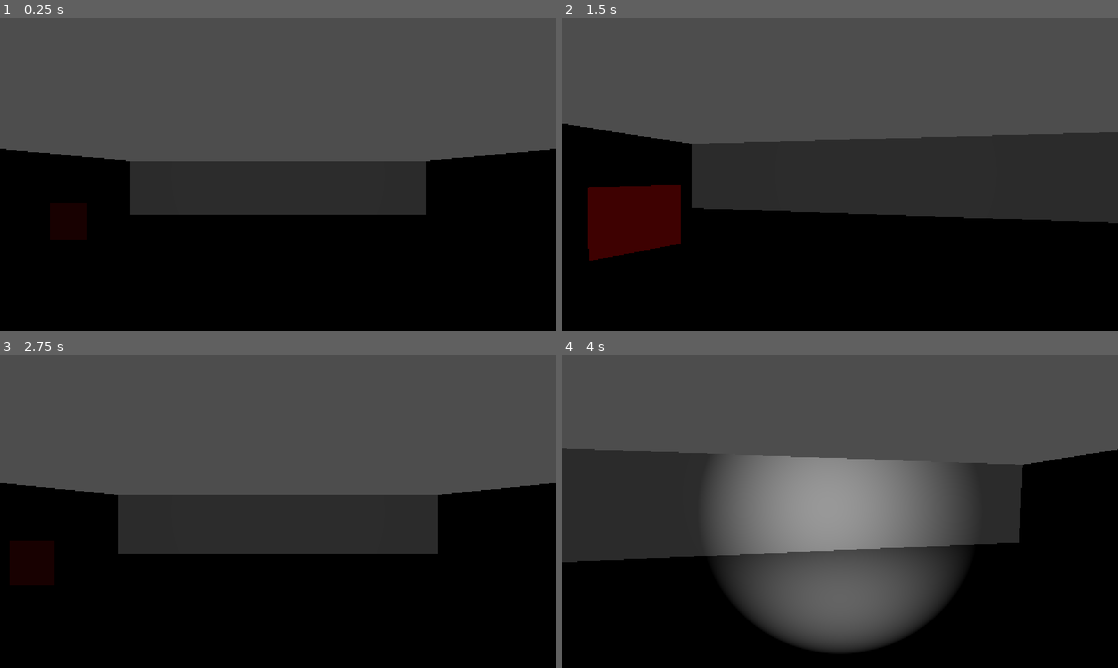
Above: before the commit, frames 1-4 (two rows, left to right).
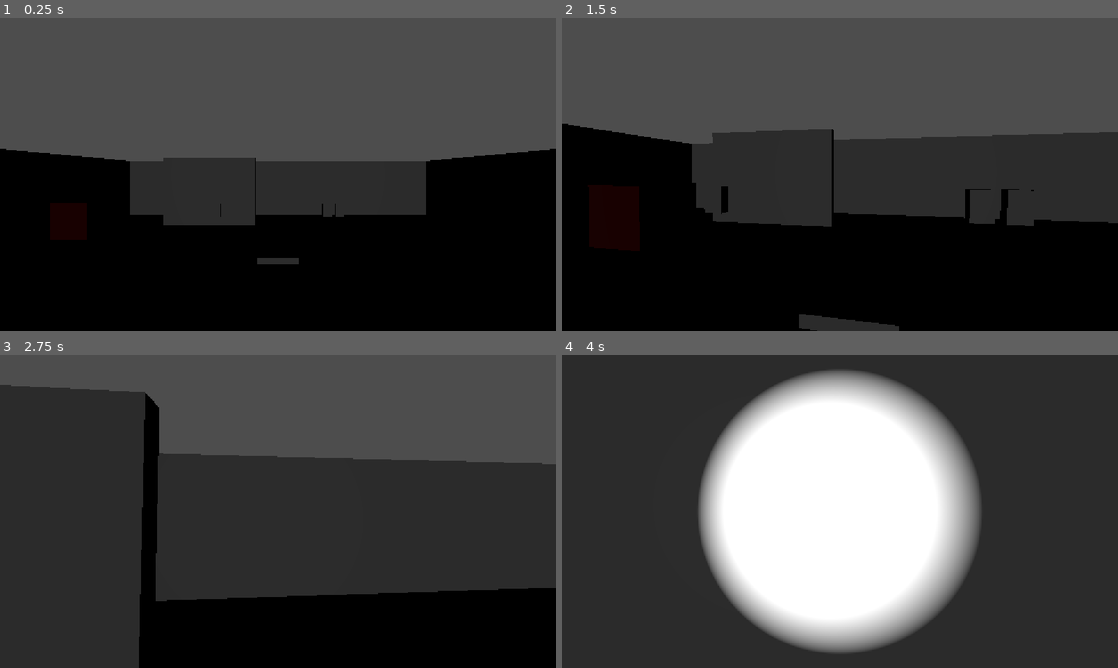
Above: after the commit, the same moments.

Repository: jalbal08/Penumbra
Game: Godot game, scene res://scenes/nivel3_ala_medica.tscn
The game is run twice, just before and just after one commit, with the same random seed, the same clock (stepped at 60 frames per second) and the same inputs. This scene is started directly instead of the project's main scene.
Inputs (mouse positions are in pixels of both pictures, inside the frame that each line leads up to):
- Up to frame 1 (0.25 s): no input
- Up to frame 2 (1.5 s): tap Enter at 0.5 s; move the mouse to (867, 174) at 0.52 s; hold W (mover_adelante) from 0.53 s (still down); tap E (interactuar) at 0.6 s; move the mouse to (812, 174) at 1.27 s; tap Shift (correr) at 1.35 s
- Up to frame 3 (2.75 s): keep holding W (mover_adelante); tap E (interactuar) at 1.55, 2.1 s; move the mouse to (289, 505) at 2.02 s
- Up to frame 4 (4 s): keep holding W (mover_adelante); move the mouse to (834, 517) at 2.77 s; tap F at 2.85 s; tap E (interactuar) at 3.05, 3.6 s; move the mouse to (878, 514) at 3.52 s

The runs differ from the first frame. In frame 1, 0.9% of the frame differs, in the area x 29-62%, y 44-79%; in frame 2, 6.5%; in frame 3, 45%; in frame 4, 89%, in the area x 0-100%, y 0-100%.

Commit message:
Nivel 3: panel de palancas y enemigo con cono de visión

Diff:
--- a/penumbra/scenes/nivel3_ala_medica.tscn
+++ b/penumbra/scenes/nivel3_ala_medica.tscn
@@ -2,6 +2,8 @@
 
 [ext_resource type="PackedScene" uid="uid://b04kxyduir331" path="res://scenes/player.tscn" id="1_n887m"]
 [ext_resource type="PackedScene" uid="uid://dlyrwosvchex5" path="res://scenes/ui_interaccion.tscn" id="3_tpw85"]
+[ext_resource type="Script" uid="uid://bfuocp3odl17u" path="res://scripts/palanca_interactuable.gd" id="4_xidb6"]
+[ext_resource type="Script" uid="uid://cfgwbi6n7um3e" path="res://scripts/panel_ala_medica.gd" id="4_y7rjp"]
 [ext_resource type="Script" uid="uid://dy2u6jkttenx8" path="res://scripts/enemigo.gd" id="6_0fdxk"]
 
 [sub_resource type="BoxShape3D" id="BoxShape3D_4recf"]
@@ -9,6 +11,9 @@
 
 [sub_resource type="StandardMaterial3D" id="StandardMaterial3D_8joqa"]
 albedo_color = Color(0.61787176, 0.092630275, 0, 1)
+
+[sub_resource type="BoxShape3D" id="BoxShape3D_smhyf"]
+size = Vector3(0.3, 0.4, 0.2)
 
 [node name="Nivel3AlaMedica" type="Node3D" unique_id=1118090114]
 
@@ -48,9 +53,11 @@
 [node name="Enemigo" type="CharacterBody3D" parent="." unique_id=1493092041]
 transform = Transform3D(1, 0, 0, 0, 1, 0, 0, 0, 1, -6, 1, -1)
 script = ExtResource("6_0fdxk")
-VEL_PERSECUCION = 3.0
-DETECCION_NORMAL = 5.5
-DETECCION_CON_LINTERNA = 10.0
+VEL_PERSECUCION = 2.7
+DETECCION_NORMAL = 1.5
+DETECCION_CON_LINTERNA = 5.0
+ANGULO_VISION = 70.0
+TIEMPO_DETECCION = 1.5
 
 [node name="CollisionShape3D" type="CollisionShape3D" parent="Enemigo" unique_id=1690682211]
 shape = SubResource("BoxShape3D_4recf")
@@ -71,3 +78,53 @@
 
 [node name="CSGBox3D" type="CSGBox3D" parent="Enemigo2" unique_id=1861280695]
 material = SubResource("StandardMaterial3D_8joqa")
+
+[node name="PanelControl" type="Node3D" parent="." unique_id=1569200113]
+script = ExtResource("4_y7rjp")
+
+[node name="Pantalla" type="CSGBox3D" parent="PanelControl" unique_id=966883736]
+size = Vector3(1, 0.5, 0.1)
+
+[node name="Label3D" type="Label3D" parent="PanelControl/Pantalla" unique_id=1723305282]
+text = "--"
+font_size = 48
+
+[node name="Palanca1" type="Area3D" parent="PanelControl" unique_id=531487638]
+transform = Transform3D(1, 0, 0, 0, 1, 0, 0, 0, 1, 1.2, 1.4, 0)
+script = ExtResource("4_xidb6")
+
+[node name="CollisionShape3D" type="CollisionShape3D" parent="PanelControl/Palanca1" unique_id=104643222]
+shape = SubResource("BoxShape3D_smhyf")
+
+[node name="CSGBox3D" type="CSGBox3D" parent="PanelControl/Palanca1" unique_id=1878434681]
+size = Vector3(0.2, 0.3, 0.1)
+
+[node name="Palanca2" type="Area3D" parent="PanelControl" unique_id=762337179]
+transform = Transform3D(1, 0, 0, 0, 1, 0, 0, 0, 1, 1.5, 1.4, 0)
+script = ExtResource("4_xidb6")
+
+[node name="CollisionShape3D" type="CollisionShape3D" parent="PanelControl/Palanca2" unique_id=185046242]
+shape = SubResource("BoxShape3D_smhyf")
+
+[node name="CSGBox3D" type="CSGBox3D" parent="PanelControl/Palanca2" unique_id=2121068565]
+size = Vector3(0.2, 0.3, 0.1)
+
+[node name="Palanca3" type="Area3D" parent="PanelControl" unique_id=1521305350]
+transform = Transform3D(1, 0, 0, 0, 1, 0, 0, 0, 1, -1.5, 1.4, 0)
+script = ExtResource("4_xidb6")
+
+[node name="CollisionShape3D" type="CollisionShape3D" parent="PanelControl/Palanca3" unique_id=693795433]
+shape = SubResource("BoxShape3D_smhyf")
+
+[node name="CSGBox3D" type="CSGBox3D" parent="PanelControl/Palanca3" unique_id=1022007884]
+size = Vector3(0.2, 0.3, 0.1)
+
+[node name="CSGBox3D" type="CSGBox3D" parent="." unique_id=1921726990]
+transform = Transform3D(1, 0, 0, 0, 1, 0, 0, 0, 1, -3, 1.5, -4)
+use_collision = true
+size = Vector3(4, 3, 0.3)
+
+[node name="CSGBox3D2" type="CSGBox3D" parent="." unique_id=850165627]
+transform = Transform3D(1, 0, 0, 0, 1, 0, 0, 0, 1, 3, 1.5, 5)
+use_collision = true
+size = Vector3(4, 3, 0.3)
--- a/penumbra/scripts/enemigo.gd
+++ b/penumbra/scripts/enemigo.gd
@@ -7,8 +7,13 @@
 @export var DETECCION_CON_LINTERNA = 8.0
 @export var DISTANCIA_PERDER = 12.0
 @export var punto_inicial: int = 0
+@export var ANGULO_VISION = 100.0
+@export var TIEMPO_DETECCION = 0.8
+@export var TIEMPO_PERDER = 3.0
+@export var RANGO_OIDO = 1.5
 
 const COLOR_PATRULLA = Color(0.35, 0.02, 0.02)
+const COLOR_ALERTA = Color(0.95, 0.5, 0.05)
 const COLOR_PERSECUCION = Color(1.0, 0.1, 0.1)
 
 # Puntos por los que patrulla (X, Z)
@@ -20,6 +25,8 @@
 ]
 var punto_actual = 0
 var persiguiendo = false
+var tiempo_visto = 0.0
+var tiempo_sin_ver = 0.0
 
 var gravity = ProjectSettings.get_setting("physics/3d/default_gravity")
 var jugador: Node3D
@@ -34,20 +41,60 @@
 	material.albedo_color = COLOR_PATRULLA
 	$CSGBox3D.material = material
 
+func puede_ver_jugador(dist):
+	var rango = DETECCION_CON_LINTERNA if linterna.visible else DETECCION_NORMAL
+	if dist > rango:
+		return false
+	# Oído: si está muy cerca te percibe aunque no lo mires
+	if dist < RANGO_OIDO:
+		return true
+	# Cono de visión
+	var hacia = jugador.global_position - global_position
+	hacia.y = 0
+	var frente = -global_transform.basis.z
+	frente.y = 0
+	if frente.normalized().dot(hacia.normalized()) < cos(deg_to_rad(ANGULO_VISION / 2.0)):
+		return false
+	# Línea de visión (las paredes la bloquean)
+	var espacio = get_world_3d().direct_space_state
+	var origen = global_position + Vector3(0, 0.6, 0)
+	var final = jugador.global_position + Vector3(0, 0.6, 0)
+	var consulta = PhysicsRayQueryParameters3D.create(origen, final)
+	consulta.exclude = [get_rid()]
+	var resultado = espacio.intersect_ray(consulta)
+	if resultado.is_empty():
+		return true
+	return resultado.collider == jugador
+
 func _physics_process(delta):
 	if not is_on_floor():
 		velocity.y -= gravity * delta
 
 	var dist = Vector2(jugador.global_position.x - global_position.x, jugador.global_position.z - global_position.z).length()
+	var lo_ve = puede_ver_jugador(dist)
 
 	# Detección
-	var rango = DETECCION_CON_LINTERNA if linterna.visible else DETECCION_NORMAL
-	if not persiguiendo and dist < rango:
-		persiguiendo = true
-		material.albedo_color = COLOR_PERSECUCION
-	elif persiguiendo and dist > DISTANCIA_PERDER:
-		persiguiendo = false
-		material.albedo_color = COLOR_PATRULLA
+	if not persiguiendo:
+		if lo_ve:
+			tiempo_visto += delta
+			material.albedo_color = COLOR_ALERTA
+			if tiempo_visto >= TIEMPO_DETECCION:
+				persiguiendo = true
+				tiempo_sin_ver = 0.0
+				material.albedo_color = COLOR_PERSECUCION
+		else:
+			tiempo_visto = max(0.0, tiempo_visto - delta)
+			if tiempo_visto == 0.0:
+				material.albedo_color = COLOR_PATRULLA
+	else:
+		if lo_ve:
+			tiempo_sin_ver = 0.0
+		else:
+			tiempo_sin_ver += delta
+		if tiempo_sin_ver > TIEMPO_PERDER or dist > DISTANCIA_PERDER:
+			persiguiendo = false
+			tiempo_visto = 0.0
+			material.albedo_color = COLOR_PATRULLA
 
 	# Atrapar
 	if persiguiendo and dist < DISTANCIA_ATRAPAR:
--- /dev/null
+++ b/penumbra/scripts/palanca_interactuable.gd
@@ -0,0 +1,24 @@
+extends Area3D
+
+var jugador_cerca = false
+var numero = 0
+
+func _ready():
+	# El número sale del nombre del nodo: Palanca1 = 1, Palanca2 = 2, Palanca3 = 3
+	numero = int(str(name).right(1))
+	body_entered.connect(_on_body_entered)
+	body_exited.connect(_on_body_exited)
+
+func _on_body_entered(body):
+	if body.name == "Player":
+		jugador_cerca = true
+		get_tree().call_group("ui_interaccion", "mostrar_prompt", "Presiona E para activar la palanca")
+
+func _on_body_exited(body):
+	if body.name == "Player":
+		jugador_cerca = false
+		get_tree().call_group("ui_interaccion", "ocultar_prompt")
+
+func _process(_delta):
+	if jugador_cerca and Input.is_action_just_pressed("interactuar"):
+		get_parent().palanca_presionada(numero)
--- /dev/null
+++ b/penumbra/scripts/panel_ala_medica.gd
@@ -0,0 +1,28 @@
+extends Node3D
+
+const SECUENCIA = [1, 2, 3]
+var progreso = 0
+var resuelto = false
+
+@onready var texto = $Pantalla/Label3D
+
+func _ready():
+	texto.text = "--"
+
+func palanca_presionada(numero):
+	if resuelto:
+		return
+	if numero == SECUENCIA[progreso]:
+		progreso += 1
+		get_tree().call_group("ui_interaccion", "mostrar_nota", "Palanca " + str(numero) + " activada (" + str(progreso) + "/3)")
+		if progreso == SECUENCIA.size():
+			resuelto = true
+			texto.text = "92"
+			get_tree().call_group("ui_interaccion", "mostrar_nota", "El panel se desbloquea.\n\nÚltimos dígitos del código: - - 9 2")
+	else:
+		progreso = 0
+		texto.text = "ERR"
+		get_tree().call_group("ui_interaccion", "mostrar_nota", "Orden incorrecto. El panel se reinicia.")
+		await get_tree().create_timer(1.5).timeout
+		if not resuelto:
+			texto.text = "--"
Not shown, added: penumbra/scripts/palanca_interactuable.gd.uid
Not shown, added: penumbra/scripts/panel_ala_medica.gd.uid
